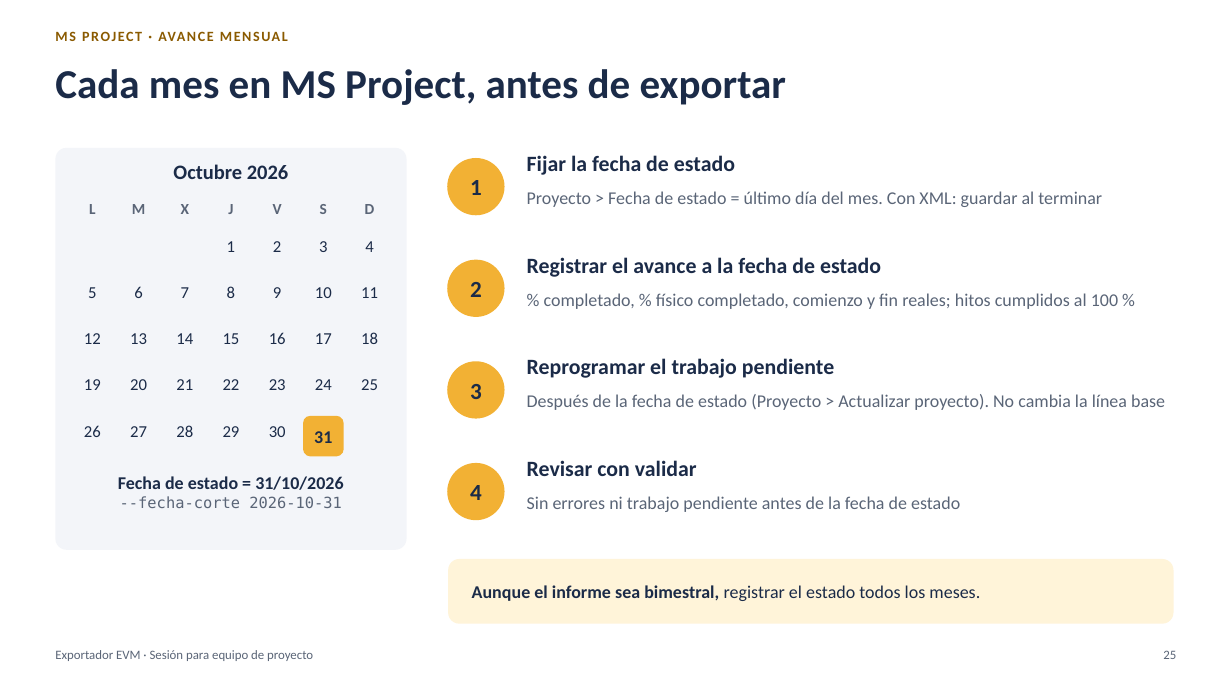
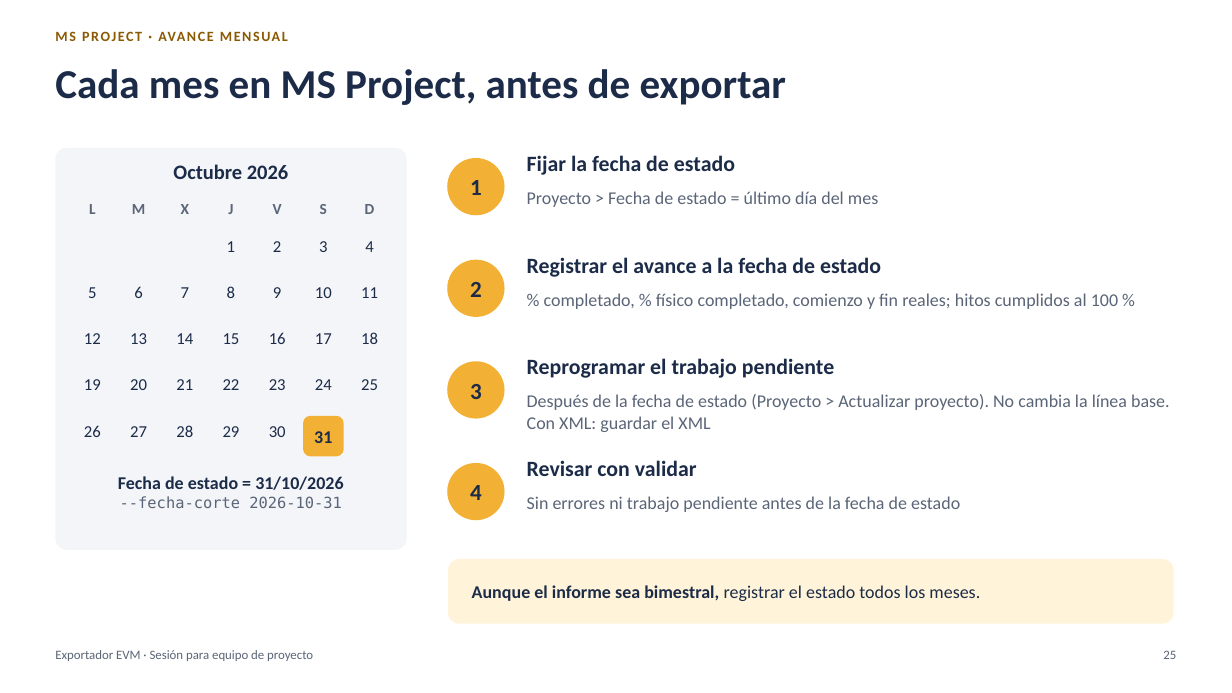
Before and after one commit to MarceloSalazar/evm-automation, a slide deck: slide 25 of docs/presentacion-jefes-de-proyecto.pptx. Drawn at 1232x693 pixels with LibreOffice and Linux fonts; fonts in the diff are those of the drawing. Boxes give left, top, right and bottom in pixels: in the first picture for what was removed or moved away, otherwise in the second. Text is boxed around its words. In the diff, an @@ line names an element or a change of style, - is before the commit and + after.

```diff
--- a/docs/presentacion-jefes-de-proyecto.pptx
+++ b/docs/presentacion-jefes-de-proyecto.pptx
@@ text at (527, 191, 878, 207): text changed @@
-Proyecto > Fecha de estado = último día del mes. Con XML: guardar al terminar
+Proyecto > Fecha de estado = último día del mes
@@ text at (527, 394, 1170, 432): text changed @@
-Después de la fecha de estado (Proyecto > Actualizar proyecto). No cambia la línea base
+Después de la fecha de estado (Proyecto > Actualizar proyecto). No cambia la línea base. Con XML: guardar el XML
```
Also in this commit, not shown: 15 other slides changed, 1 other file.
